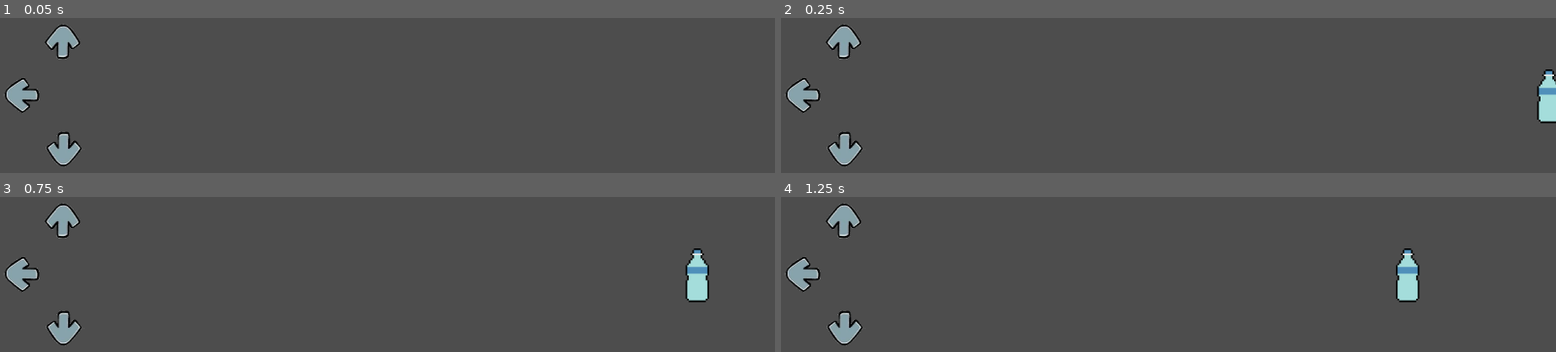
Above: before the commit, frames 1-4 (two rows, left to right).
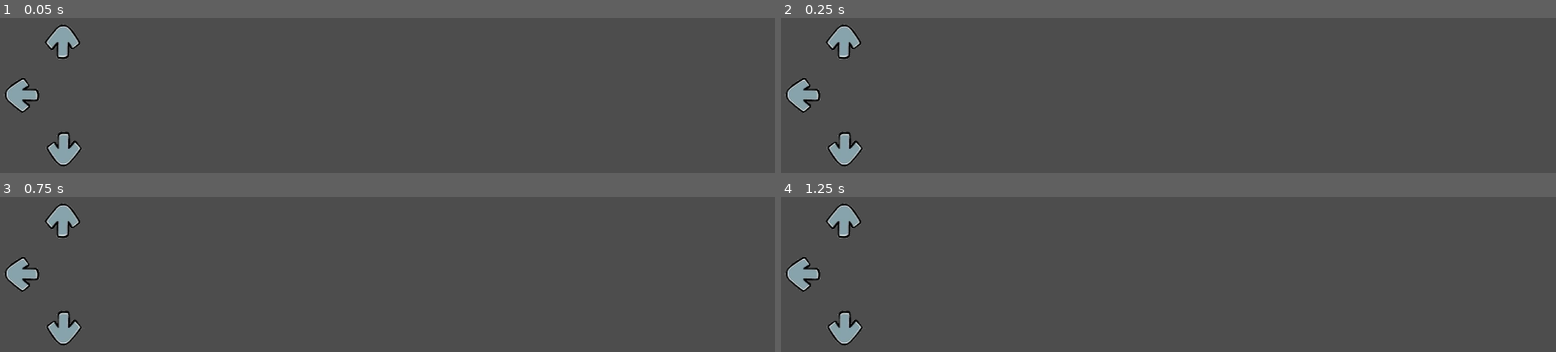
Above: after the commit, the same moments.

Repository: piperinnshall/wlgg-world-day
Game: Godot game, scene res://src/stages/stage_one.tscn
Same seed, same stepped clock (60 frames per second), same inputs: the game is played once before the commit and once after it.
Inputs:
- Up to frame 1 (0.05 s): no input
- Up to frame 2 (0.25 s): no input
- Up to frame 3 (0.75 s): no input
- Up to frame 4 (1.25 s): no input

Frame 1 is identical in both runs. In frame 2, 0.8% of the frame differs, in the area x 97-100%, y 33-69%; in frame 3, 0.9%, in the area x 88-92%, y 33-69%; in frame 4, 0.9%.

Commit message:
feat: Begin adding queue

Diff:
--- a/src/nodes/key_moving.tscn
+++ b/src/nodes/key_moving.tscn
@@ -14,3 +14,10 @@
 wait_time = 5.0
 one_shot = true
 autostart = true
+
+[node name="DestroyTimer" type="Timer" parent="."]
+wait_time = 5.0
+one_shot = true
+autostart = true
+
+[connection signal="timeout" from="DestroyTimer" to="." method="_on_destroy_timer_timeout"]
--- a/src/scripts/key_listener.gd
+++ b/src/scripts/key_listener.gd
@@ -1,8 +1,9 @@
 extends Sprite2D
 
 @onready var key_moving = preload("res://src/nodes/key_moving.tscn")
+@export var key_name: String = ""
 
-@export var key_name: String = ""
+var key_moving_queue = []
 
 func _process(delta: float) -> void:
 	if Input.is_action_just_pressed(key_name):
@@ -12,3 +13,5 @@
 	var km_inst = key_moving.instantiate()
 	get_tree().get_root().call_deferred("add_child", km_inst)
 	km_inst.setup(frame + 4)
+
+	key_moving_queue.push_back(km_inst)
--- a/src/scripts/key_moving.gd
+++ b/src/scripts/key_moving.gd
@@ -2,22 +2,31 @@
 
 @export var move_speed: float = 3.5
 
-var pos_x = 610
-var pos_y = 0
+var pos_x: float = 610
+var pos_y: float = 0
+
+# true if km has passed the allowed input frame
+var passed: bool = false
+var pass_limit: float = -565.0
 
 func _init():
-	scale.x = 0.5
-	scale.y = 0.5
 	set_process(false)
 
 func _process(delta: float) -> void:
 	global_position += Vector2(-move_speed,  0)
 
-	if global_position .x < -545.0 and not $Timer.is_stopped():
+	if global_position.x < pass_limit and not $Timer.is_stopped():
 		print($Timer.wait_time - $Timer.time_left)
 		$Timer.stop()
+		passed = true
+
 
 func setup(target_frame: int):
 	global_position = Vector2(pos_x, pos_y)
 	frame = target_frame
+	scale.x = 0.3
+	scale.y = 0.3
 	set_process(true)
+
+func _on_destroy_timer_timeout() -> void:
+	queue_free()
--- a/src/stages/stage_one.tscn
+++ b/src/stages/stage_one.tscn
@@ -1,7 +1,6 @@
-[gd_scene load_steps=3 format=3 uid="uid://bbs7jf76v05oi"]
+[gd_scene load_steps=2 format=3 uid="uid://bbs7jf76v05oi"]
 
 [ext_resource type="PackedScene" uid="uid://hoctgo107djf" path="res://src/nodes/key_listener.tscn" id="1_r7fs1"]
-[ext_resource type="PackedScene" uid="uid://7wim01rrxevd" path="res://src/nodes/key_moving.tscn" id="2_sio3b"]
 
 [node name="StageOne" type="Node2D"]
 
@@ -20,8 +19,3 @@
 position = Vector2(-480, -80)
 frame = 2
 key_name = "key_W"
-
-[node name="MovingKey" parent="." instance=ExtResource("2_sio3b")]
-position = Vector2(618, -1)
-scale = Vector2(0.5, 0.5)
-frame = 0
